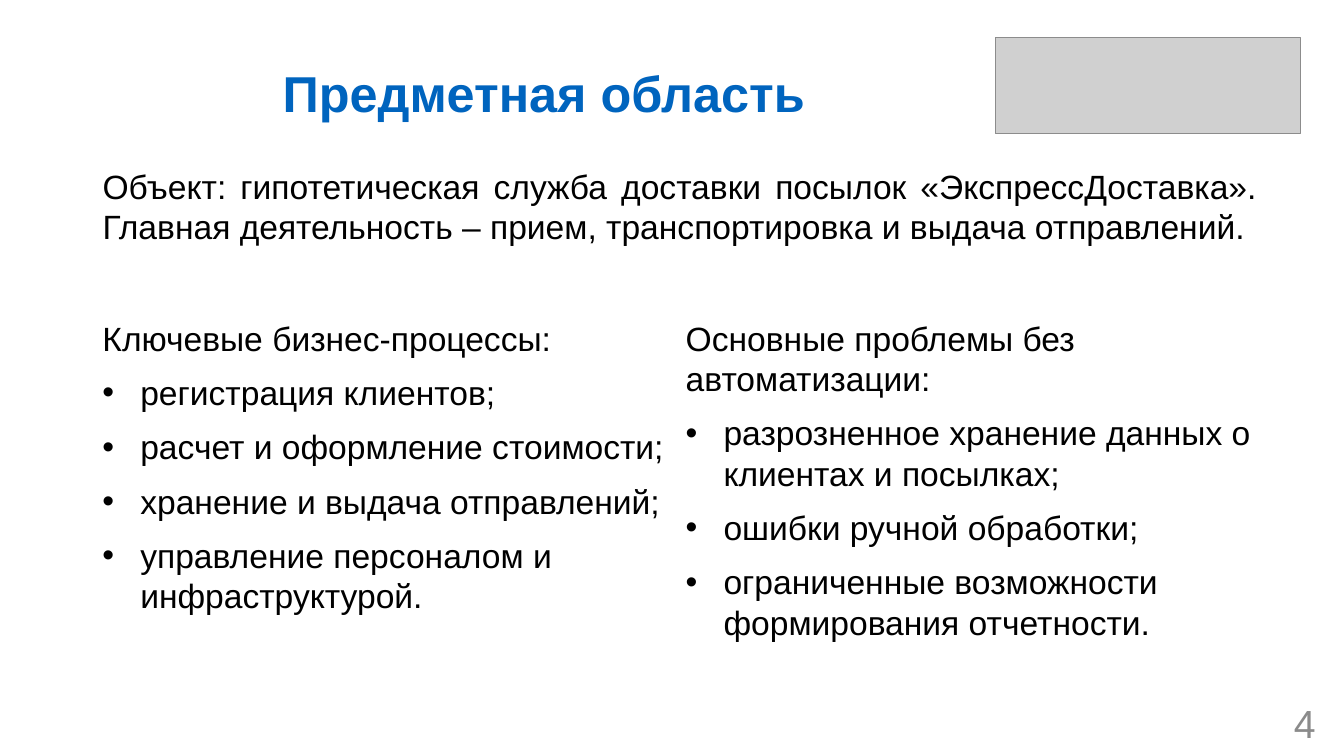
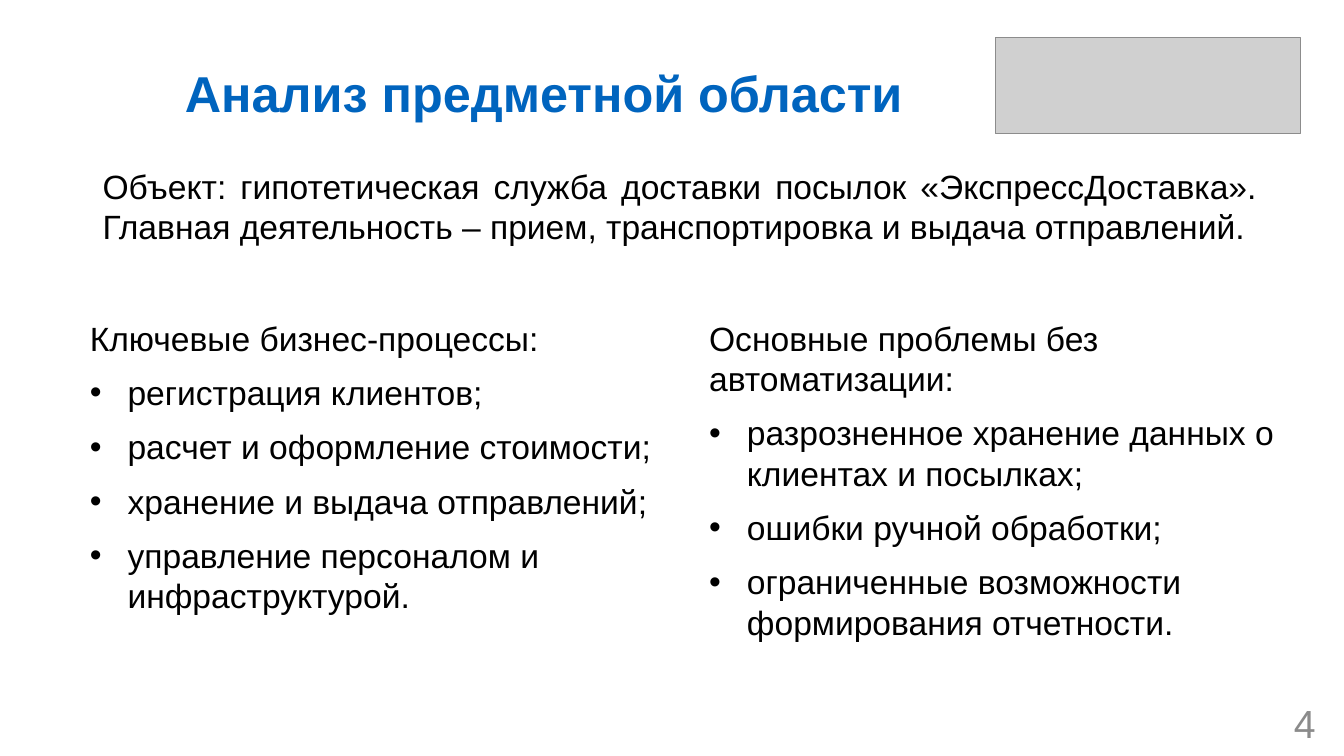
Before and after one commit to DimaDima51/db-coursework, a slide deck: slide 4 of Котельников ИВТб23о-1 Курсовая работа.pptx. Drawn at 1344x756 pixels with LibreOffice and Linux fonts; fonts in the diff are those of the drawing; grey boxes stand for pictures. Boxes give left, top, right and bottom in pixels: in the first picture for what was removed or moved away, otherwise in the second. Text is boxed around its words. In the diff, an @@ line names an element or a change of style, - is before the commit and + after.

```diff
--- a/Котельников ИВТб23о-1 Курсовая работа.pptx
+++ b/Котельников ИВТб23о-1 Курсовая работа.pptx
@@ title at (185, 74, 902, 122): text changed @@
-Предметная область
+Анализ предметной области
@@ text "Ключевые бизнес-процессы:": place and size @@
-text "Ключевые бизнес-процессы:" at (102, 326, 663, 615)
+text "Ключевые бизнес-процессы:" at (90, 326, 651, 615)
@@ text "Основные проблемы без автоматизации:": place and size @@
-text "Основные проблемы без автоматизации:" at (686, 326, 1251, 642)
+text "Основные проблемы без автоматизации:" at (709, 326, 1274, 642)
```
Also in this commit, not shown: 2 other slides changed, 12 slides added, 12 slides removed, 6 other files.
